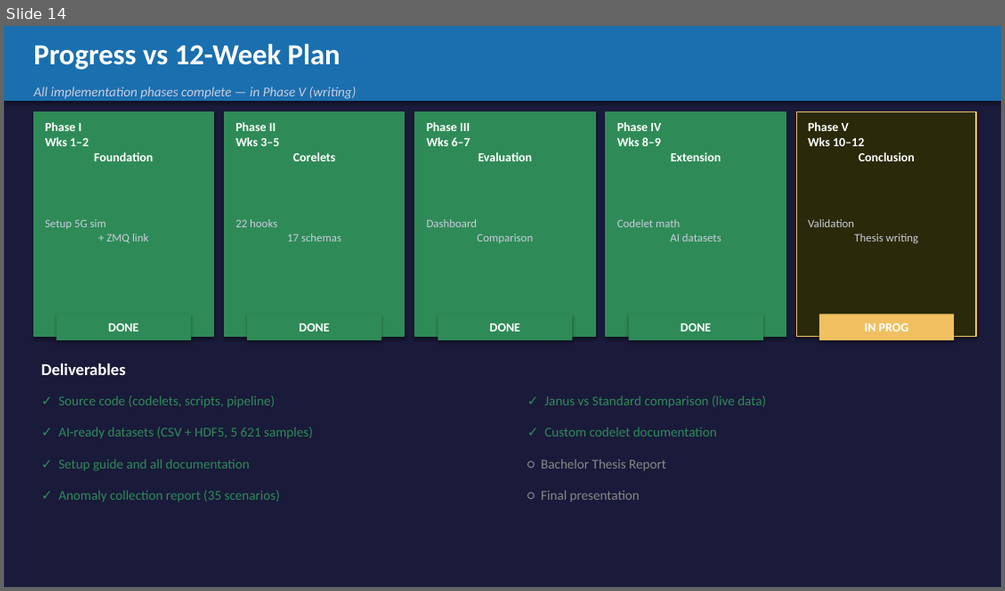
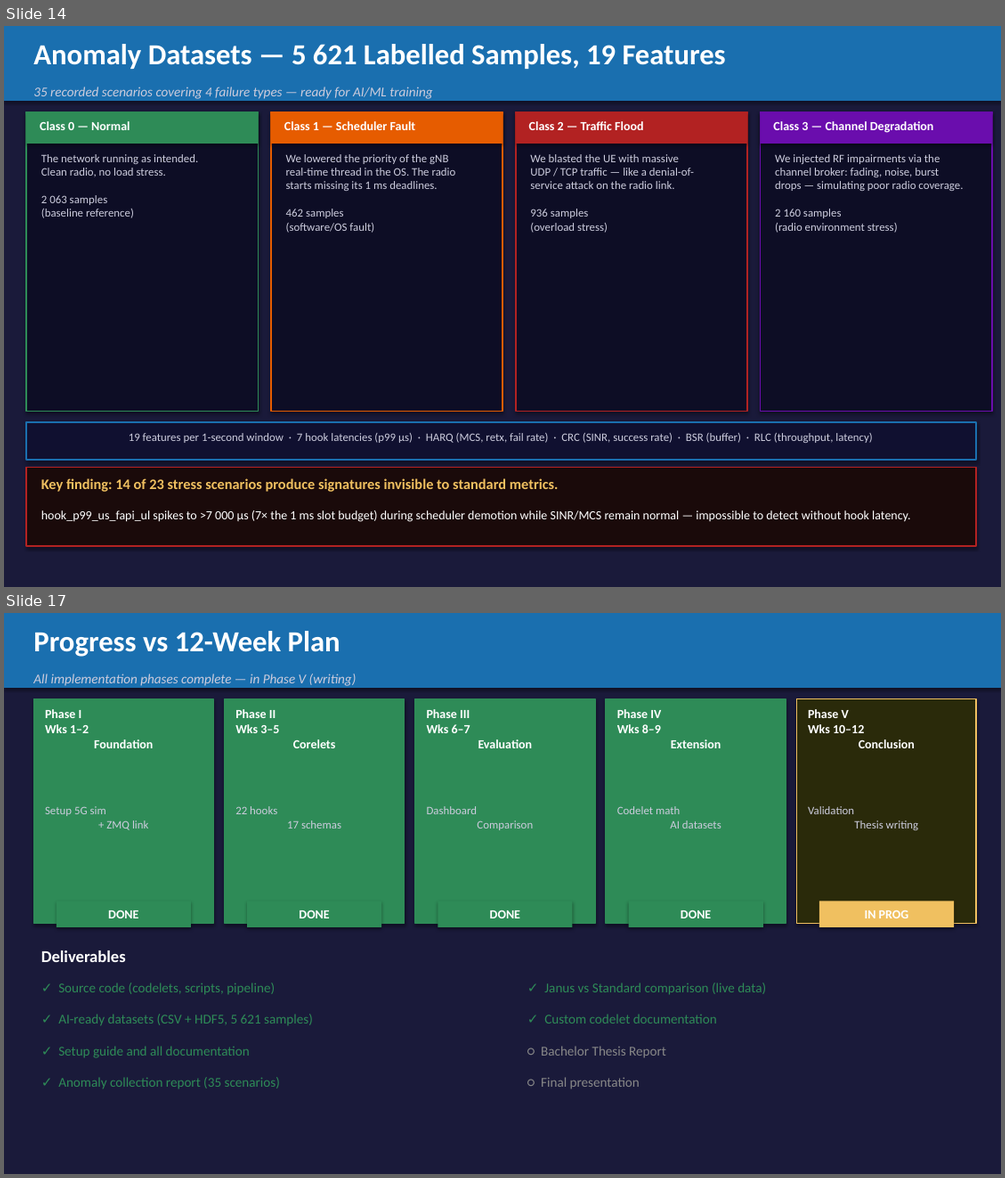
Before and after one commit to MaximBitiu1/srsran-telemetry-pipeline, a slide deck: docs/MIDTERM_PRESENTATION.pptx. Shown one above the other, each under a label of ours: slide 14 before the commit, slides 14 and 17 after it; the slides between them are not shown. The pictures are 1005x591 and 1005x1178 pixels, drawn with LibreOffice and Linux fonts; fonts in the diff are those of the drawing. Boxes give left, top, right and bottom in pixels: in the first picture for what was removed or moved away, otherwise in the second. Text is boxed around its words. In the diff, an @@ line names an element or a change of style, - is before the commit and + after.

Commit message:
Add midterm presentation charts, figures, and slide decks
New figures:
- screenshot_grafana1/2.png — live Grafana dashboard screenshots
- screenshot_grc.png        — GNU Radio Companion broker screenshot
- final_system_arch.jpeg    — updated system architecture diagram

Updated figures:
- fig_jbpf_vs_standard.png  — jBPF vs standard metrics comparison
- fig_system_architecture.png
- fig_telemetry_flow.png

Slide decks:
- MidtermPresentation_final.pptx    — final 17-slide midterm deck
- dataset_labels_features_slide.pptx
- jbpf_vs_standard_slides.pptx
- MIDTERM_PRESENTATION.pptx / .html — auto-generated from scripts

Generation scripts:
- generate_diagrams.py
- generate_pptx.py
- generate_presentation.py
- generate_dataset_slide.py
- generate_jbpf_vs_standard_slides.py

```diff
--- a/docs/MIDTERM_PRESENTATION.pptx
+++ b/docs/MIDTERM_PRESENTATION.pptx
@@ slide 14 added at (4, 26, 1001, 587), background #1A1A3A @@
@@ rectangle added at (4, 26, 1001, 101), fill #1A6FAF @@
@@ text added at (33, 44, 726, 69), 28 pt, text #FFFFFF, bold @@
+Anomaly Datasets — 5 621 Labelled Samples, 19 Features
@@ text added at (33, 87, 432, 99), 13 pt, text #CCCCDD, italic @@
+35 recorded scenarios covering 4 failure types — ready for AI/ML training
@@ rectangle added at (26, 112, 259, 411), fill #0D0D25, outline #2E8B57 1.5 pt @@
@@ rectangle added at (26, 112, 259, 143), fill #2E8B57 @@
@@ text added at (40, 121, 129, 130), 12 pt, text #FFFFFF, bold @@
+Class 0 — Normal
@@ rectangle added at (271, 112, 502, 411), fill #0D0D25, outline #E65C00 1.5 pt @@
@@ rectangle added at (271, 112, 502, 143), fill #E65C00 @@
@@ text added at (284, 121, 416, 130), 12 pt, text #FFFFFF, bold @@
+Class 1 — Scheduler Fault
@@ rectangle added at (516, 112, 747, 411), fill #0D0D25, outline #B22222 1.5 pt @@
@@ rectangle added at (516, 112, 747, 143), fill #B22222 @@
@@ text added at (529, 121, 643, 130), 12 pt, text #FFFFFF, bold @@
+Class 2 — Traffic Flood
@@ rectangle added at (760, 112, 992, 411), fill #0D0D25, outline #6A0DAD 1.5 pt @@
@@ rectangle added at (760, 112, 992, 143), fill #6A0DAD @@
@@ text added at (773, 121, 934, 133), 12 pt, text #FFFFFF, bold @@
+Class 3 — Channel Degradation
@@ text added at (41, 154, 198, 218), 11 pt, text #CCCCDD @@
+The network running as intended.
+Clean radio, no load stress.
+2 063 samples
+(baseline reference)
@@ text added at (286, 154, 456, 232), 11 pt, text #CCCCDD @@
+We lowered the priority of the gNB
+real-time thread in the OS. The radio
+starts missing its 1 ms deadlines.
+462 samples
+(software/OS fault)
@@ text added at (530, 154, 694, 232), 11 pt, text #CCCCDD @@
+We blasted the UE with massive
+UDP / TCP traffic — like a denial-of-
+service attack on the radio link.
+936 samples
+(overload stress)
@@ text added at (775, 154, 963, 232), 11 pt, text #CCCCDD @@
+We injected RF impairments via the
+channel broker: fading, noise, burst
+drops — simulating poor radio coverage.
+2 160 samples
+(radio environment stress)
@@ rectangle added at (26, 422, 976, 459), fill #101030, outline #1A6FAF 1.5 pt @@
@@ text added at (129, 433, 872, 443), 11 pt, text #CCCCDD @@
+19 features per 1-second window · 7 hook latencies (p99 µs) · HARQ (MCS, retx, fail rate) · CRC (SINR, success rate) · BSR (buffer) · RLC (throughput, latency)
@@ rectangle added at (26, 467, 976, 546), fill #1A0A0A, outline #B22222 1.5 pt @@
@@ text added at (41, 478, 558, 491), 14 pt, text #F0C060, bold @@
+Key finding: 14 of 23 stress scenarios produce signatures invisible to standard metrics.
@@ text added at (41, 510, 910, 522), 12 pt, text #FFFFFF @@
+hook_p99_us_fapi_ul spikes to >7 000 µs (7× the 1 ms slot budget) during scheduler demotion while SINR/MCS remain normal — impossible to detect without hook latency.
@@ what was slide 14 is now slide 17 @@
```
Also in this commit, not shown: 2 slides changed, 6 other slides added, 4 slides removed, 16 other files.
